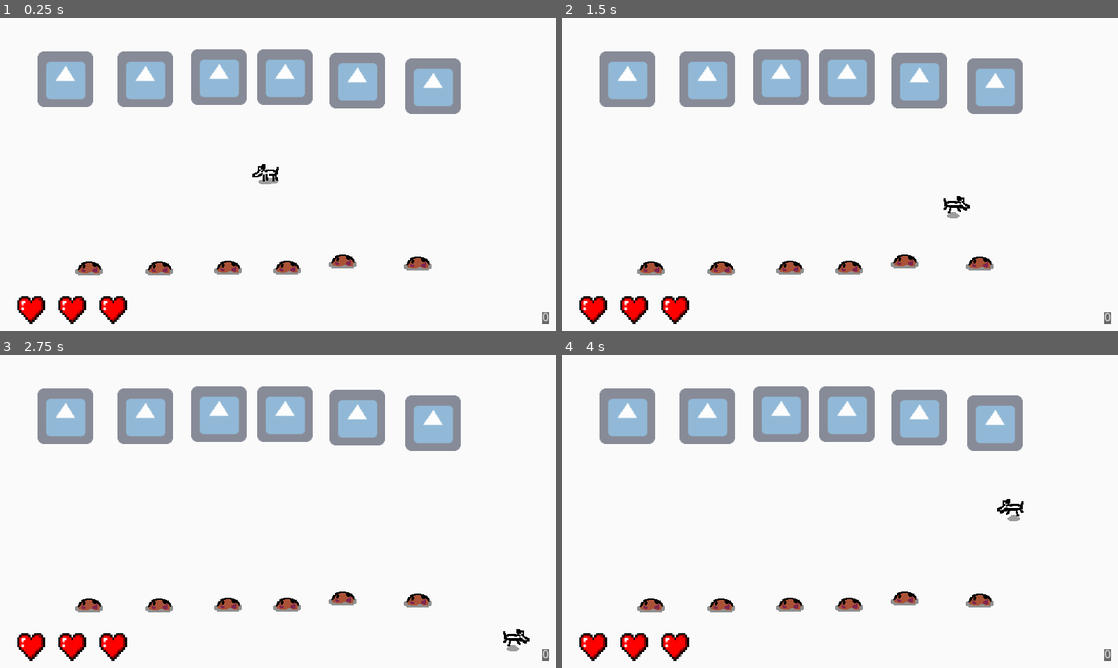
Above: before the commit, frames 1-4 (two rows, left to right).
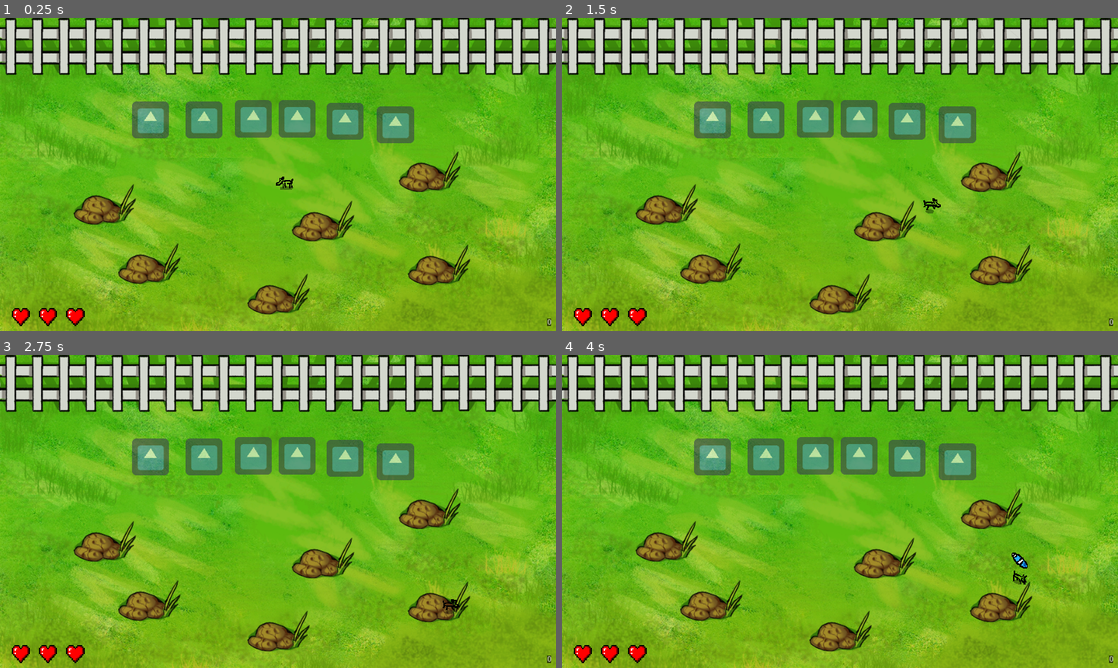
Above: after the commit, the same moments.

Repository: devlhm/FeiraTecnologica
Game: Godot game, scene res://Scenes/MainScene.tscn
Two runs of this game, one before a commit and one after it. Both use one fixed random seed, a clock stepped at 60 frames per second and the inputs below. The engine's default icon, where the game draws it, is replaced by a stand-in: a white triangle on a blue panel in a dark square.
Inputs:
- Up to frame 1 (0.25 s): no input
- Up to frame 2 (1.5 s): tap Enter at 0.5 s; hold D (right) 0.53-1.28 s; hold E (interact) 0.53-1.28 s; hold S (down) from 1.28 s (still down); tap E (interact) at 1.35 s
- Up to frame 3 (2.75 s): release S (down) at 2.03 s; hold D (right) from 2.03 s (still down); hold E (interact) from 2.03 s (still down)
- Up to frame 4 (4 s): release D (right) at 2.78 s; release E (interact) at 2.78 s; hold W (up) 2.78-3.53 s; tap E (interact) at 2.85 s; hold A (left) from 3.53 s (still down); hold E (interact) from 3.53 s (still down)

The runs differ from the first frame. In frame 1, 100% of the frame differs, in the area x 0-100%, y 0-100%; in frame 2, 100%; in frame 3, 100%; in frame 4, 100%.

Commit message:
added: new sprites

Diff:
--- a/Scenes/Hole.tscn
+++ b/Scenes/Hole.tscn
@@ -1,18 +1,27 @@
-[gd_scene load_steps=4 format=2]
+[gd_scene load_steps=6 format=2]
 
-[ext_resource path="res://Sprites/Placeholders/Hole.png" type="Texture" id=1]
+[ext_resource path="res://Sprites/Hole_0.png" type="Texture" id=1]
 [ext_resource path="res://Scripts/Hole.gd" type="Script" id=2]
+[ext_resource path="res://Sprites/Hole_1.png" type="Texture" id=3]
+
+[sub_resource type="SpriteFrames" id=2]
+animations = [ {
+"frames": [ ExtResource( 1 ), ExtResource( 3 ) ],
+"loop": true,
+"name": "Default",
+"speed": 5.0
+} ]
 
 [sub_resource type="RectangleShape2D" id=1]
-extents = Vector2( 20, 20 )
+extents = Vector2( 48, 24 )
 
 [node name="Hole" type="Area2D"]
 collision_layer = 2
 script = ExtResource( 2 )
 
-[node name="Sprite" type="Sprite" parent="."]
-texture = ExtResource( 1 )
-hframes = 2
+[node name="Sprite" type="AnimatedSprite" parent="."]
+frames = SubResource( 2 )
+animation = "Default"
 
 [node name="Collision" type="CollisionShape2D" parent="."]
 shape = SubResource( 1 )
--- a/Scenes/MainScene.tscn
+++ b/Scenes/MainScene.tscn
@@ -1,8 +1,9 @@
-[gd_scene load_steps=6 format=2]
+[gd_scene load_steps=7 format=2]
 
 [ext_resource path="res://Scenes/Player.tscn" type="PackedScene" id=1]
 [ext_resource path="res://Scenes/Hole.tscn" type="PackedScene" id=2]
 [ext_resource path="res://Scenes/DeliveryZone.tscn" type="PackedScene" id=3]
+[ext_resource path="res://Sprites/Background.png" type="Texture" id=4]
 [ext_resource path="res://Scenes/HUD.tscn" type="PackedScene" id=5]
 
 [sub_resource type="StyleBoxFlat" id=1]
@@ -14,53 +15,60 @@
 
 [node name="Game" type="YSort"]
 
+[node name="Background" type="Sprite" parent="."]
+texture = ExtResource( 4 )
+centered = false
+__meta__ = {
+"_edit_lock_": true
+}
+
 [node name="Player" parent="." instance=ExtResource( 1 )]
-position = Vector2( 305, 178 )
+position = Vector2( 490, 284 )
 
 [node name="Hole" parent="." instance=ExtResource( 2 )]
-position = Vector2( 102, 281 )
+position = Vector2( 181, 322 )
 
 [node name="Hole2" parent="." instance=ExtResource( 2 )]
-position = Vector2( 183, 281 )
+position = Vector2( 258, 423 )
 item = 1
 
 [node name="Hole3" parent="." instance=ExtResource( 2 )]
-position = Vector2( 262, 280 )
+position = Vector2( 558, 350 )
 item = 2
 
 [node name="Hole4" parent="." instance=ExtResource( 2 )]
-position = Vector2( 330, 280 )
+position = Vector2( 481, 476 )
 item = 3
 
 [node name="Hole5" parent="." instance=ExtResource( 2 )]
-position = Vector2( 394, 273 )
+position = Vector2( 742, 265 )
 item = 4
 
 [node name="Hole6" parent="." instance=ExtResource( 2 )]
-position = Vector2( 481, 275 )
+position = Vector2( 758, 426 )
 item = 5
 
 [node name="DeliveryZone" parent="." instance=ExtResource( 3 )]
-position = Vector2( 75, 70 )
+position = Vector2( 260, 176 )
 
 [node name="DeliveryZone2" parent="." instance=ExtResource( 3 )]
-position = Vector2( 167, 70 )
+position = Vector2( 352, 176 )
 type = 1
 
 [node name="DeliveryZone3" parent="." instance=ExtResource( 3 )]
-position = Vector2( 252, 68 )
+position = Vector2( 437, 174 )
 type = 2
 
 [node name="DeliveryZone4" parent="." instance=ExtResource( 3 )]
-position = Vector2( 328, 68 )
+position = Vector2( 513, 174 )
 type = 3
 
 [node name="DeliveryZone5" parent="." instance=ExtResource( 3 )]
-position = Vector2( 411, 72 )
+position = Vector2( 596, 178 )
 type = 4
 
 [node name="DeliveryZone6" parent="." instance=ExtResource( 3 )]
-position = Vector2( 498, 78 )
+position = Vector2( 683, 184 )
 type = 5
 
 [node name="Canvas" type="CanvasLayer" parent="."]
@@ -78,10 +86,9 @@
 
 [node name="Label" type="Label" parent="DeveloperNotes"]
 margin_left = 10.0
-margin_top = 15.0
+margin_top = 32.0
 margin_right = 630.0
-margin_bottom = 80.0
-text = "Implementei todas as mecânicas de gameplay, falta adicionar os controles pra mobile, as artes, sons, e os menus. Ah, e balancear tbm ;)
-
-Lulu, 19-11-2021 18h37"
+margin_bottom = 63.0
+text = "Implementei os sprites cirados pelo Samuel.
+Cauê, 22.11.2021 - 2:35PM"
 autowrap = true
--- a/Scripts/DeliveryZone.gd
+++ b/Scripts/DeliveryZone.gd
@@ -82,7 +82,7 @@
 	$DeliveryTimeTween.interpolate_property($DeliveryTimeBar, "value", $DeliveryTimeBar.value, 0, request_duration)
 	$DeliveryTimeTween.start()
 
-func _on_delivery_timeout(object: Object, key: NodePath) -> void:
+func _on_delivery_timeout(_object: Object, _key: NodePath) -> void:
 	emit_signal("delivery_timeout")
 
 	yield(get_tree().create_timer(1.0), "timeout")
--- a/Scripts/Hole.gd
+++ b/Scripts/Hole.gd
@@ -11,11 +11,13 @@
 	"PS"
 ) var item: int = ItemTypes.PET
 
-onready var sprite: Sprite = ($Sprite as Sprite)
+onready var sprite: AnimatedSprite = ($Sprite as AnimatedSprite)
 
 func _ready() -> void:
 	add_to_group("hole")
-	sprite.frame = randi() % sprite.hframes
+
+	randomize()
+	sprite.frame = randi() % 2
 
 func _input(event: InputEvent) -> void:
 	var _overlappingBodies: Array = get_overlapping_bodies()
--- a/project.godot
+++ b/project.godot
@@ -53,8 +53,8 @@
 
 [display]
 
-window/size/width=640
-window/size/height=360
+window/size/width=960
+window/size/height=540
 window/size/test_width=960
 window/size/test_height=540
 window/stretch/mode="2d"
Binary file added: Sprites/Background.png
Not shown, added: Sprites/Background.png.import
Binary file added: Sprites/Hole_0.png
Not shown, added: Sprites/Hole_0.png.import
Binary file added: Sprites/Hole_1.png
Not shown, added: Sprites/Hole_1.png.import
